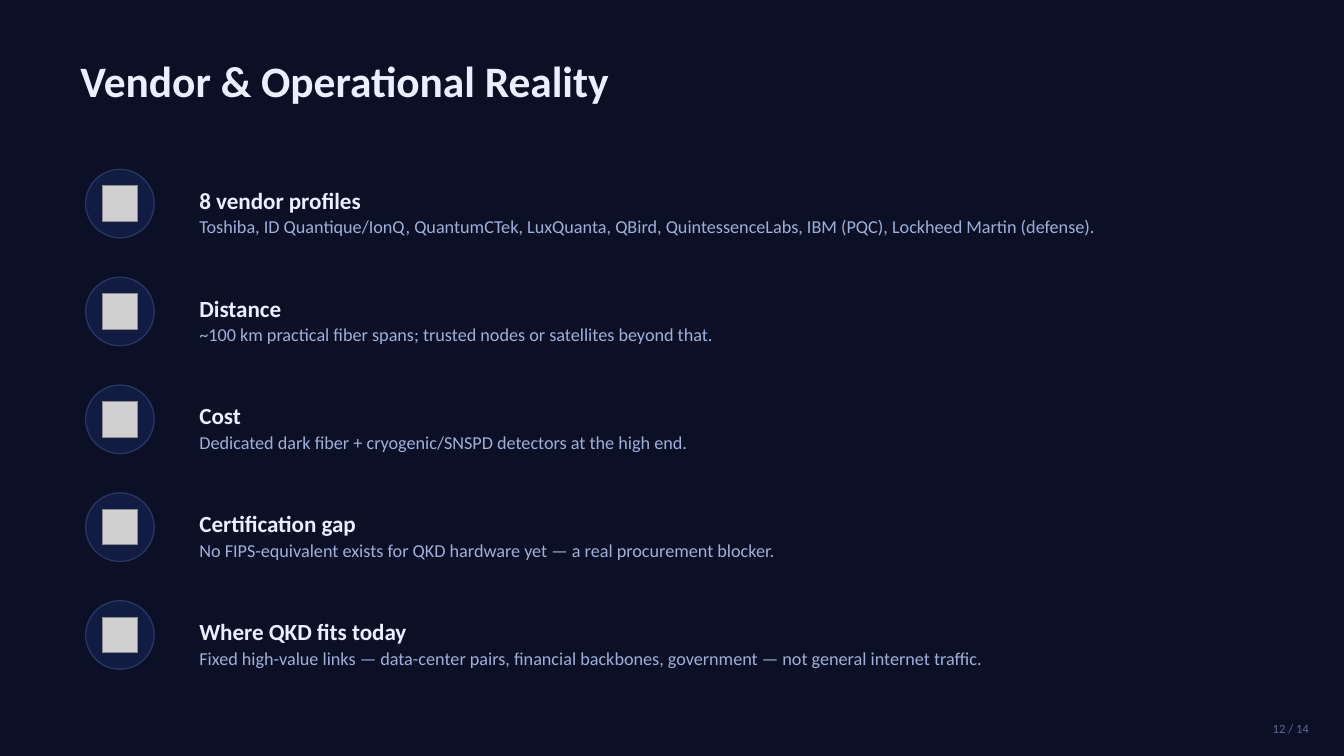
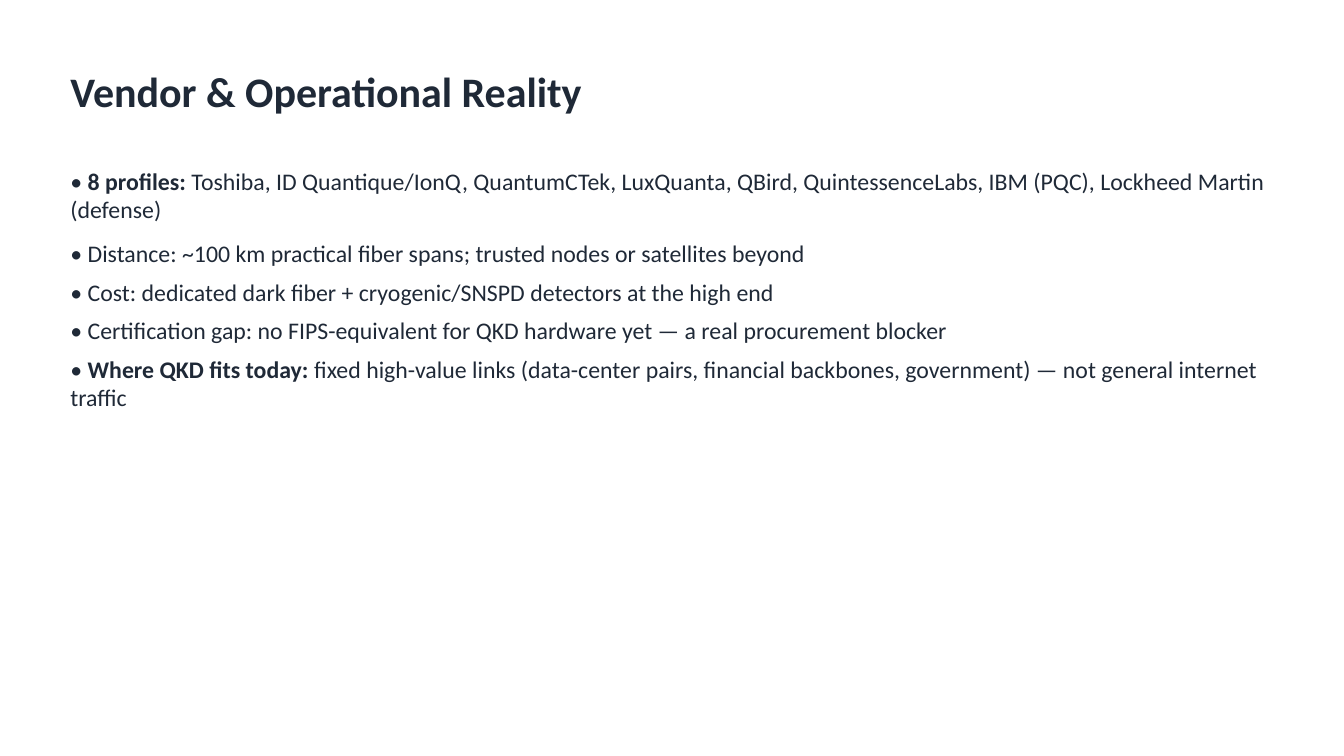
Before and after one commit to John-Jepsen/qkd-avantheir, a slide deck: slide 12 of DOCS/presentation/QKD_Capstone_Deck.pptx. Drawn at 1344x756 pixels with LibreOffice and Linux fonts; fonts in the diff are those of the drawing; grey boxes stand for pictures. Boxes give left, top, right and bottom in pixels: in the first picture for what was removed or moved away, otherwise in the second. Text is boxed around its words. In the diff, an @@ line names an element or a change of style, - is before the commit and + after.

```diff
--- a/DOCS/presentation/QKD_Capstone_Deck.pptx
+++ b/DOCS/presentation/QKD_Capstone_Deck.pptx
@@ background #0B1026 to #FFFFFF @@
@@ text "Vendor & Operational Reality": place and size @@
-text "Vendor & Operational Reality" at (80,66,609,104)
+text "Vendor & Operational Reality" at (70,77,582,114)
@@ text "Vendor & Operational Reality" at (70,77,582,114): size 31 to 30 pt, text colour #EAF0FF to #1F2937; vertical alignment middle to top @@
@@ text at (70,173,1264,221): text changed; size 13 to 17 pt; text colour #9FB0D8 to #1F2937 @@
-8 vendor profiles
-Toshiba, ID Quantique/IonQ, QuantumCTek, LuxQuanta, QBird, QuintessenceLabs, IBM (PQC), Lockheed Martin (defense).
+• 8 profiles: Toshiba, ID Quantique/IonQ, QuantumCTek, LuxQuanta, QBird, QuintessenceLabs, IBM (PQC), Lockheed Martin (defense)
@@ ellipse removed at (86,169,154,238) @@
@@ picture removed at (102,186,137,221) @@
@@ text at (88,245,804,266): text changed; size 13 to 17 pt; text colour #9FB0D8 to #1F2937 @@
-Distance
-~100 km practical fiber spans; trusted nodes or satellites beyond that.
+• Distance: ~100 km practical fiber spans; trusted nodes or satellites beyond
@@ ellipse removed at (86,277,154,346) @@
@@ text at (88,284,774,305): text changed; size 13 to 17 pt; text colour #9FB0D8 to #1F2937 @@
-Cost
-Dedicated dark fiber + cryogenic/SNSPD detectors at the high end.
+• Cost: dedicated dark fiber + cryogenic/SNSPD detectors at the high end
@@ picture removed at (102,293,137,329) @@
@@ vertical alignment middle to top in 5 elements at (70,173,1264,221), (88,245,804,266), (88,284,774,305), (70,360,1257,406), (88,322,947,343) @@
@@ text at (88,322,947,343): text changed; size 13 to 17 pt; text colour #9FB0D8 to #1F2937 @@
-Certification gap
-No FIPS-equivalent exists for QKD hardware yet — a real procurement blocker.
+• Certification gap: no FIPS-equivalent for QKD hardware yet — a real procurement blocker
@@ text at (70,360,1257,406): text changed; size 13 to 17 pt; text colour #9FB0D8 to #1F2937 @@
-Where QKD fits today
-Fixed high-value links — data-center pairs, financial backbones, government — not general internet traffic.
+• Where QKD fits today: fixed high-value links (data-center pairs, financial backbones, government) — not general internet traffic
@@ ellipse removed at (86,385,154,454) @@
@@ picture removed at (102,401,137,437) @@
@@ ellipse removed at (86,493,154,562) @@
@@ picture removed at (102,509,137,544) @@
@@ ellipse removed at (86,601,154,669) @@
@@ picture removed at (102,617,137,652) @@
@@ text removed at (1273,725,1309,733) @@
-12 / 14
```
Also in this commit, not shown: 13 other slides changed, 1 other file.
